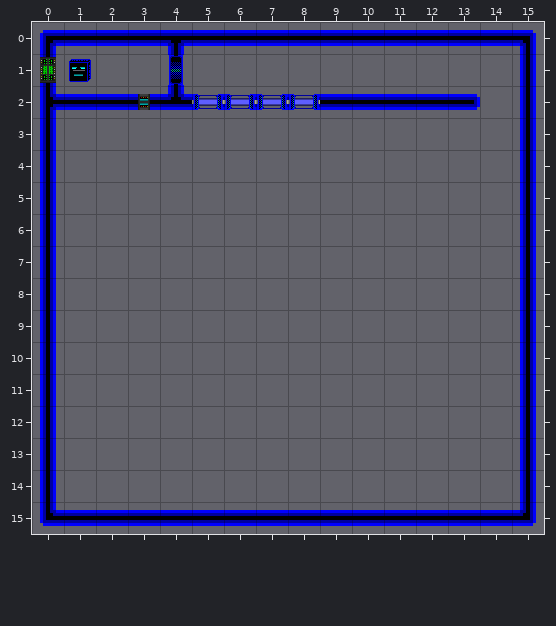
Tiled map, stored at data/stories/1-in-the-beginning/level1.tmx. The picture above was drawn from the file before the commit.
Cells are 32x32 px. Shown: x 0..15, y 0..15.
After:
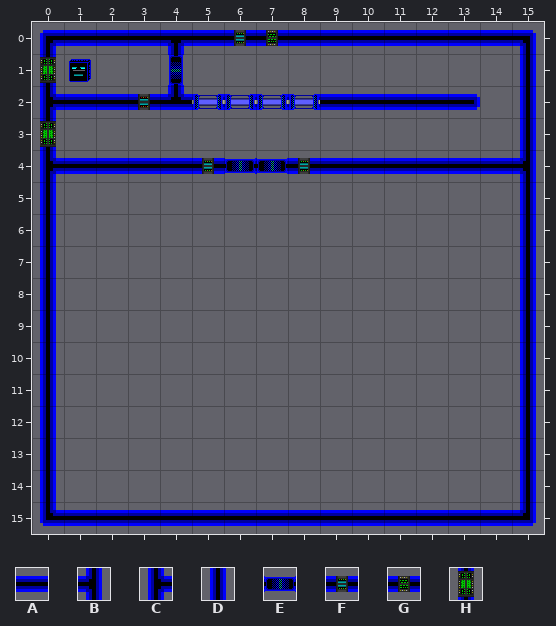
Key: from "alive": A 1, B 4, C 8, D 10, E 32, F 40, G 44, H 54.
_ is an empty cell.
Objects are placed by their top-left corner, in cells (3,4 is the top-left corner of cell 3,4); size is 1x1 cell unless given.
The exact change:
Layer "map":
y 4: x 0..5 D_____ -> CAAAAA; x 8..15 _______D -> AAAAAAAB
Layer "objects":
added: F "term" at 6,0
added: G "term" at 7,0
added: H "unlocker" at 0,3
added: E "gate" at 6,4
added: F "broken term" at 8,4
added: F "broken term" at 5,4
added: E "gate" at 7,4
